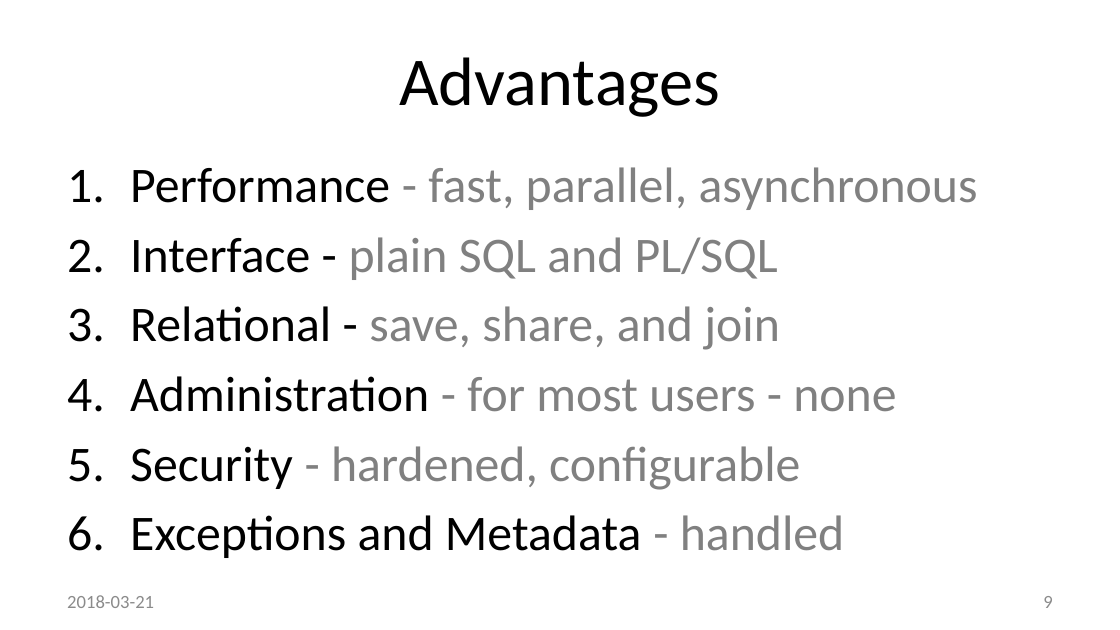
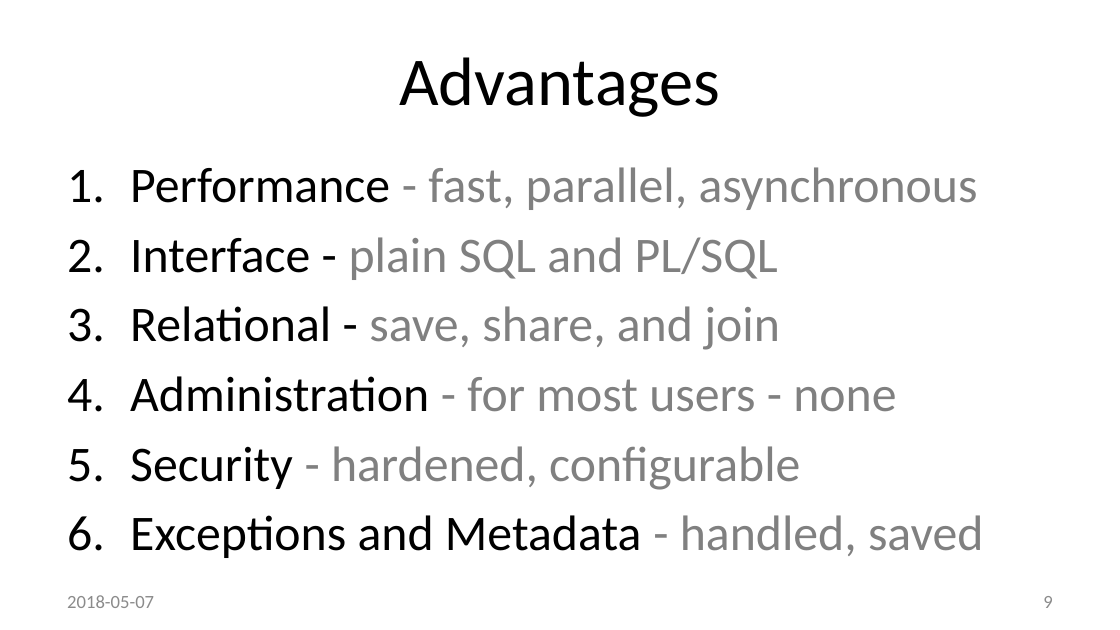
Before and after one commit to method5/method5.github.io, a slide deck: slide 9 of presentations/Method5.pptx. Drawn at 1120x630 pixels with LibreOffice and Linux fonts; fonts in the diff are those of the drawing; background and template pictures are left out. Boxes give left, top, right and bottom in pixels: in the first picture for what was removed or moved away, otherwise in the second. Text is boxed around its words. In the diff, an @@ line names an element or a change of style, - is before the commit and + after.

Commit message:
Updates and simplified wording
1. Updated experience from 15 to 17 years
2. Reworded "A Robust Solution" and updated some statistics.
3. Added "saved" to "Exceptions and Metadata" in "Advantages" slide.
4. Added space between function and procedure for "Interface" slide.
5. Simplified "Minimum Privileges" slide.
6. Added "database-by-database" line to "Oracle Automation Gap" slide.
7. Simplified last slide.

```diff
--- a/presentations/Method5.pptx
+++ b/presentations/Method5.pptx
@@ text at bbox=[130, 515, 983, 558]: text changed @@
-6. Exceptions and Metadata - handled
+6. Exceptions and Metadata - handled, saved
@@ text at bbox=[67, 595, 154, 608]: text changed @@
-2018-03-21
+2018-05-07
```
Also in this commit, not shown: 24 other slides changed.
